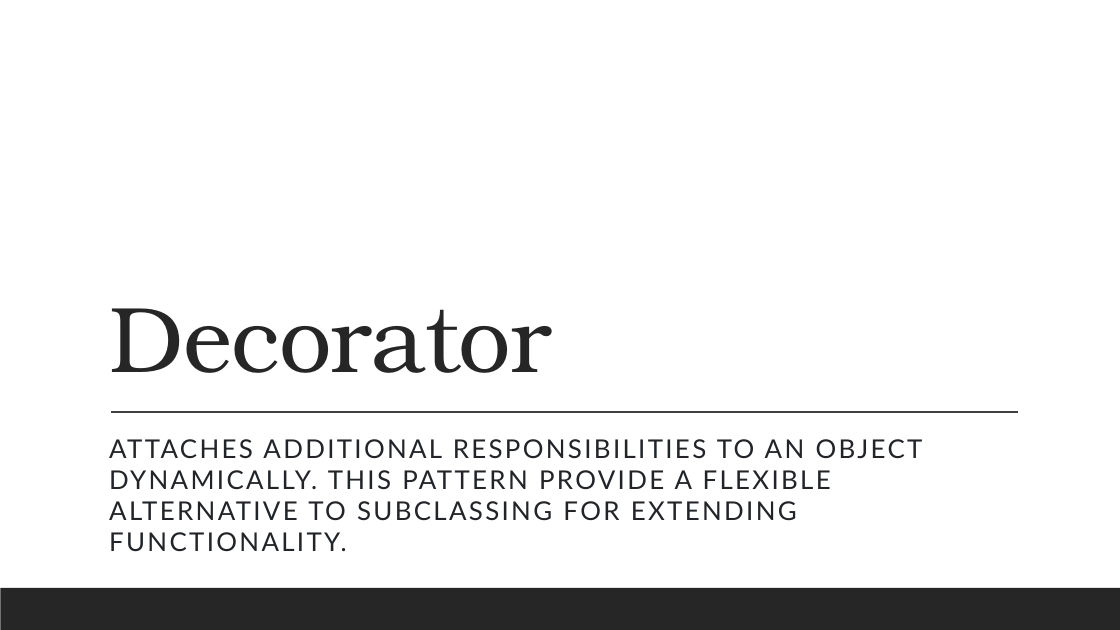
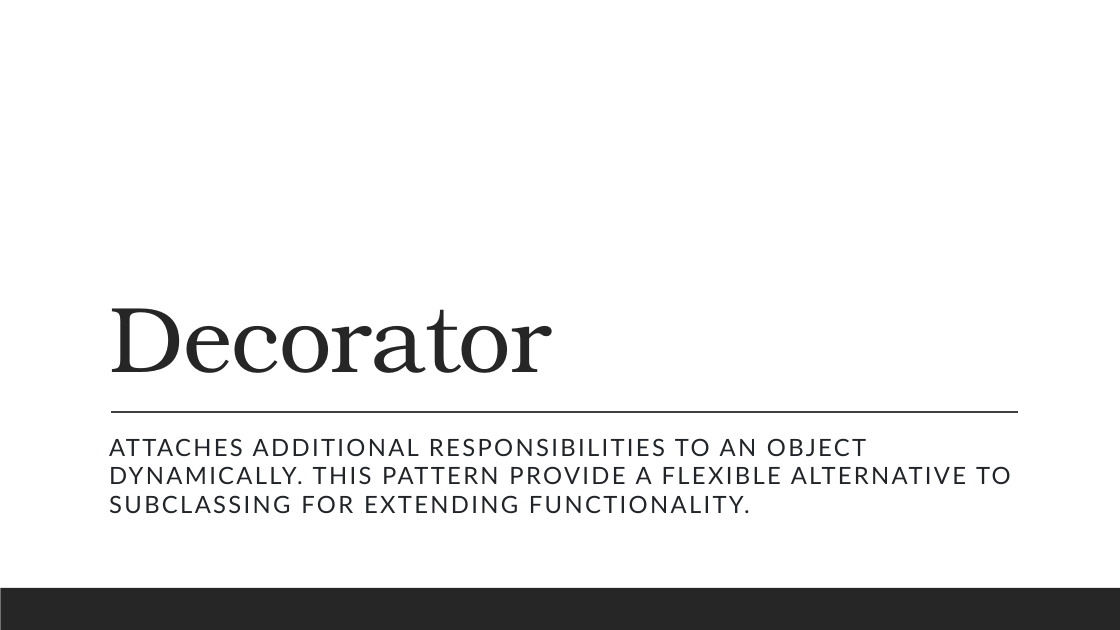
Before and after one commit to vesou/PatternsDemo, a slide deck: slide 9 of Misc/Design Patterns.pptx (slide 10 before the commit). Drawn at 1120x630 pixels with LibreOffice and Linux fonts; fonts in the diff are those of the drawing. Boxes give left, top, right and bottom in pixels: in the first picture for what was removed or moved away, otherwise in the second. Text is boxed around its words. In the diff, an @@ line names an element or a change of style, - is before the commit and + after.

```diff
--- a/Misc/Design Patterns.pptx
+++ b/Misc/Design Patterns.pptx
@@ text "ATTACHES ADDITIONAL RESPONSIBILITIES TO AN ..." at [109, 438, 1011, 513]: size 22.2 to 20.4 pt @@
```
Also in this commit, not shown: 1 other slide changed, 3 slides added, 1 slide removed, 19 other files.
